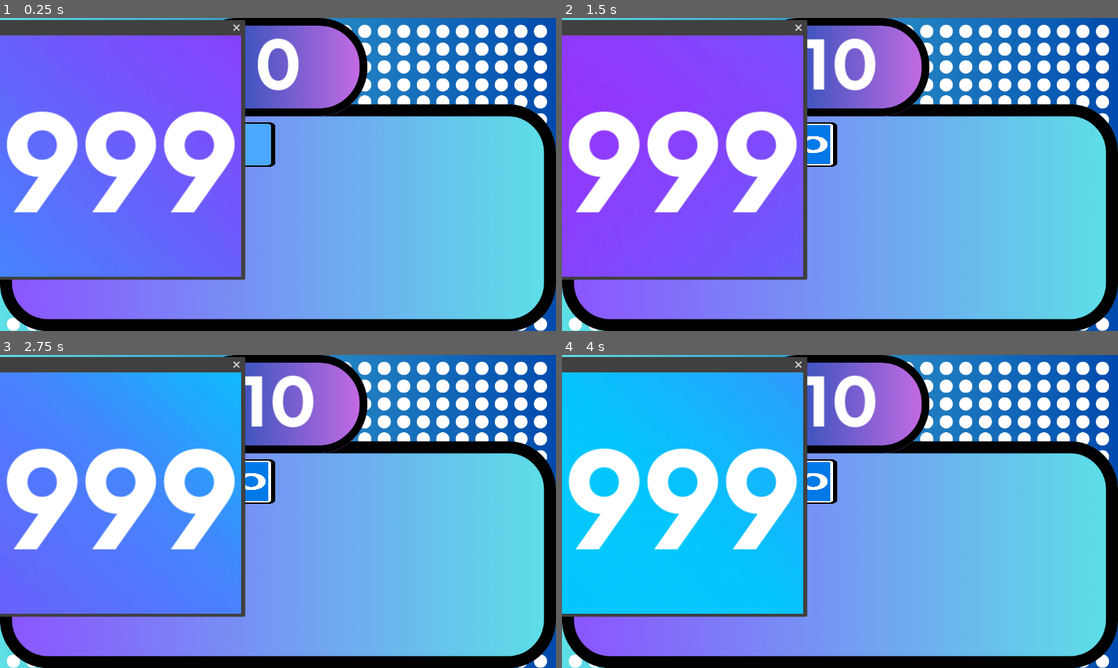
Above: before the commit, frames 1-4 (two rows, left to right).
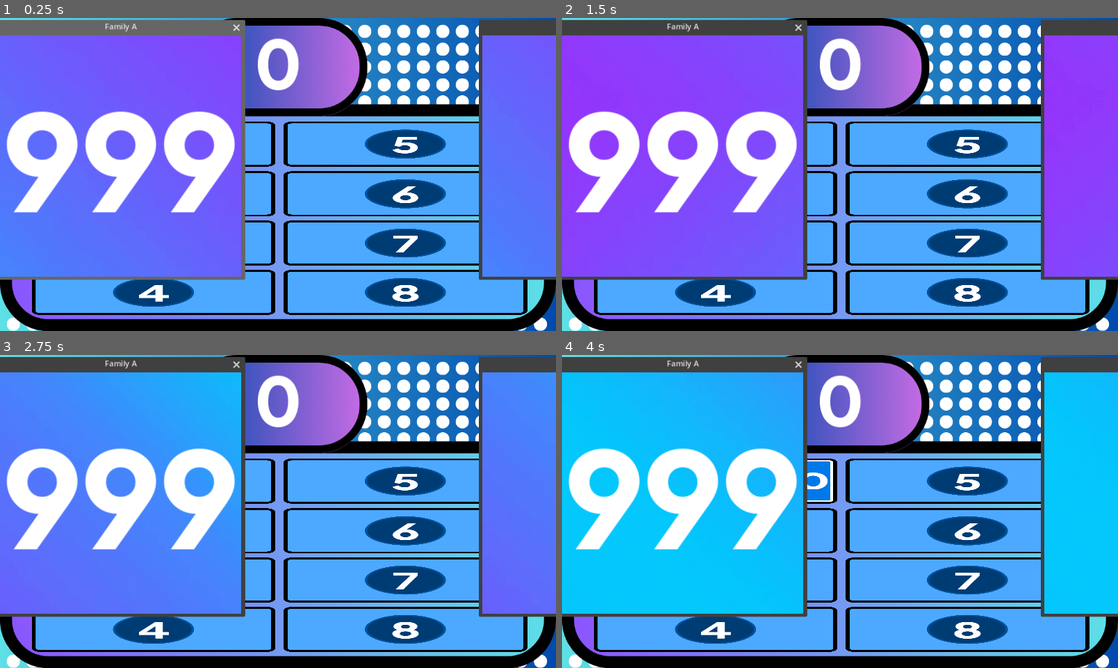
Above: after the commit, the same moments.

Repository: NathanKugler/librescu-feud
Game: Godot game, scene res://scenes/gameshow.tscn
The game is run twice, just before and just after one commit, with the same random seed, the same clock (stepped at 60 frames per second) and the same inputs.
Inputs (mouse positions are in pixels of both pictures, inside the frame that each line leads up to):
- Up to frame 1 (0.25 s): no input
- Up to frame 2 (1.5 s): move the mouse to (962, 158) at 0.52 s; tap 0 (button) at 0.6 s; click (962, 158) at 0.67 s; tap A (add_family_a_points, bound only after the commit) at 0.8, 1.35 s; tap Enter at 1.25 s; move the mouse to (728, 190) at 1.27 s; click (728, 190) at 1.42 s
- Up to frame 3 (2.75 s): tap B (add_family_b_points, bound only after the commit) at 1.55, 2.1 s; tap Space at 2 s; move the mouse to (333, 442) at 2.02 s; click (333, 442) at 2.17 s; tap 0 (button) at 2.3 s
- Up to frame 4 (4 s): move the mouse to (812, 574) at 2.77 s; tap 0 (button) at 2.85 s; click (812, 574) at 2.92 s; tap A (add_family_a_points, bound only after the commit) at 3.05 s; move the mouse to (1006, 558) at 3.52 s; tap 1 (button_1) at 3.6 s; click (1006, 558) at 3.67 s; tap B (add_family_b_points, bound only after the commit) at 3.8 s

The runs differ from the first frame. In frame 1, 43% of the frame differs, in the area x 0-100%, y 0-95%; in frame 2, 42%; in frame 3, 42%; in frame 4, 41%.

Commit message:
added the ability to add or subtract points from individual family scorebaords and added a celebrate sequence thing where if you transfer the round board points to a family board points it sets it into celebrate

Diff:
--- /dev/null
+++ b/Family B.gd
@@ -0,0 +1,48 @@
+extends Window
+
+var points: int = 0
+
+
+# Called when the node enters the scene tree for the first time.
+func _ready():
+	add_to_group("family_b")
+
+
+
+# Called every frame. 'delta' is the elapsed time since the previous frame.
+func _process(delta):
+	$Label.text = str(points)
+
+
+func _input(event):
+	incrementDecrement(event)
+
+func _on_close_requested():
+	queue_free()
+
+func updatePoints(p):
+	points += p
+
+
+
+
+
+
+
+
+func incrementDecrement(event):
+	if event is InputEventMouseButton:
+		if event.pressed and event.button_index == MOUSE_BUTTON_LEFT:
+			# Check if the mouse click is within editMode check position
+			var mouse_position = get_mouse_position()
+			var region_rect = Rect2(Vector2(0, 0), Vector2(500, 500))
+			if region_rect.has_point(mouse_position):
+				# Mouse was clicked within the region
+				points += 1
+		if event.pressed and event.button_index == MOUSE_BUTTON_RIGHT:
+			# Check if the mouse click is within editMode check position
+			var mouse_position = get_mouse_position()
+			var region_rect = Rect2(Vector2(0, 0), Vector2(500, 500))
+			if region_rect.has_point(mouse_position):
+				# Mouse was clicked within the region
+				points -= 1
--- a/project.godot
+++ b/project.godot
@@ -78,6 +78,16 @@
 "events": [Object(InputEventKey,"resource_local_to_scene":false,"resource_name":"","device":-1,"window_id":0,"alt_pressed":false,"shift_pressed":false,"ctrl_pressed":false,"meta_pressed":false,"pressed":false,"keycode":0,"physical_keycode":88,"key_label":0,"unicode":120,"echo":false,"script":null)
 ]
 }
+add_family_a_points={
+"deadzone": 0.5,
+"events": [Object(InputEventKey,"resource_local_to_scene":false,"resource_name":"","device":-1,"window_id":0,"alt_pressed":false,"shift_pressed":false,"ctrl_pressed":false,"meta_pressed":false,"pressed":false,"keycode":0,"physical_keycode":65,"key_label":0,"unicode":97,"echo":false,"script":null)
+]
+}
+add_family_b_points={
+"deadzone": 0.5,
+"events": [Object(InputEventKey,"resource_local_to_scene":false,"resource_name":"","device":-1,"window_id":0,"alt_pressed":false,"shift_pressed":false,"ctrl_pressed":false,"meta_pressed":false,"pressed":false,"keycode":0,"physical_keycode":66,"key_label":0,"unicode":98,"echo":false,"script":null)
+]
+}
 
 [rendering]
 
--- /dev/null
+++ b/scenes/family_b.tscn
@@ -0,0 +1,347 @@
+[gd_scene load_steps=80 format=3 uid="uid://dywxuv1iuugxj"]
+
+[ext_resource type="Script" path="res://Family B.gd" id="1_oua54"]
+[ext_resource type="Texture2D" uid="uid://c6eap8xya8avc" path="res://assets/Family_A/output-000.png" id="2_pbtul"]
+[ext_resource type="Texture2D" uid="uid://gk0pwq70iaod" path="res://assets/Family_A/output-001.png" id="3_nsrgo"]
+[ext_resource type="Texture2D" uid="uid://dkiasevtxk5m0" path="res://assets/Family_A/output-002.png" id="4_l7hy8"]
+[ext_resource type="Texture2D" uid="uid://b0vo0fo7h7qwi" path="res://assets/Family_A/output-003.png" id="5_fbk6k"]
+[ext_resource type="Texture2D" uid="uid://yvewgi1ewjap" path="res://assets/Family_A/output-004.png" id="6_uygmi"]
+[ext_resource type="Texture2D" uid="uid://b371vrpawfghp" path="res://assets/Family_A/output-005.png" id="7_is0lq"]
+[ext_resource type="Texture2D" uid="uid://fpgejpjg45s" path="res://assets/Family_A/output-006.png" id="8_do3u2"]
+[ext_resource type="Texture2D" uid="uid://o6nkiq235np2" path="res://assets/Family_A/output-007.png" id="9_tiwsh"]
+[ext_resource type="Texture2D" uid="uid://dfmcnpjg8pqrp" path="res://assets/Family_A/output-008.png" id="10_hydgw"]
+[ext_resource type="Texture2D" uid="uid://b0kttmgna37wk" path="res://assets/Family_A/output-009.png" id="11_kbloj"]
+[ext_resource type="Texture2D" uid="uid://xp7qbmeeow7d" path="res://assets/Family_A/output-010.png" id="12_cll8h"]
+[ext_resource type="Texture2D" uid="uid://c0cnvbwij208d" path="res://assets/Family_A/output-011.png" id="13_fgtbi"]
+[ext_resource type="Texture2D" uid="uid://dqdoracddty38" path="res://assets/Family_A/output-012.png" id="14_8b6d5"]
+[ext_resource type="Texture2D" uid="uid://ckddsajqjd804" path="res://assets/Family_A/output-013.png" id="15_japfg"]
+[ext_resource type="Texture2D" uid="uid://5dwj6uf0q6g0" path="res://assets/Family_A/output-014.png" id="16_1n7im"]
+[ext_resource type="Texture2D" uid="uid://7pgsdt3rj2m3" path="res://assets/Family_A/output-015.png" id="17_7qv8p"]
+[ext_resource type="Texture2D" uid="uid://blj14pukil1jl" path="res://assets/Family_A/output-016.png" id="18_yhsn3"]
+[ext_resource type="Texture2D" uid="uid://b018ibjqeo3yd" path="res://assets/Family_A/output-017.png" id="19_na5hj"]
+[ext_resource type="Texture2D" uid="uid://bshsig3rfod7y" path="res://assets/Family_A/output-018.png" id="20_mdafd"]
+[ext_resource type="Texture2D" uid="uid://fg6nnqhnk2c1" path="res://assets/Family_A/output-019.png" id="21_868j3"]
+[ext_resource type="Texture2D" uid="uid://dhrw71ayjx7ab" path="res://assets/Family_A/output-020.png" id="22_2sl5f"]
+[ext_resource type="Texture2D" uid="uid://bt2jh3dwq70ns" path="res://assets/Family_A/output-021.png" id="23_lt3le"]
+[ext_resource type="Texture2D" uid="uid://ddxerpfhsa6lj" path="res://assets/Family_A/output-022.png" id="24_aq1yx"]
+[ext_resource type="Texture2D" uid="uid://cyf4h4wwfl1p6" path="res://assets/Family_A/output-023.png" id="25_fup3g"]
+[ext_resource type="Texture2D" uid="uid://86v56rsd7fjv" path="res://assets/Family_A/output-024.png" id="26_b8ept"]
+[ext_resource type="Texture2D" uid="uid://dwf27vry7b3qo" path="res://assets/Family_A/output-025.png" id="27_flos7"]
+[ext_resource type="Texture2D" uid="uid://dnrm5kv44oyhk" path="res://assets/Family_A/output-026.png" id="28_c0t2f"]
+[ext_resource type="Texture2D" uid="uid://bw73sncmqq0ny" path="res://assets/Family_A/output-027.png" id="29_s7k42"]
+[ext_resource type="Texture2D" uid="uid://fjjhnswk1tkb" path="res://assets/Family_A/output-028.png" id="30_0y0xa"]
+[ext_resource type="Texture2D" uid="uid://ed3jvd1eaunp" path="res://assets/Family_A/output-029.png" id="31_sidv2"]
+[ext_resource type="Texture2D" uid="uid://cciwsk7h31ryn" path="res://assets/Family_A/output-030.png" id="32_4kqgs"]
+[ext_resource type="Texture2D" uid="uid://dqjo2e1fp72nn" path="res://assets/Family_A/output-031.png" id="33_y5nor"]
+[ext_resource type="Texture2D" uid="uid://b2lb5kn7cyji2" path="res://assets/Family_A/output-032.png" id="34_xfv7h"]
+[ext_resource type="Texture2D" uid="uid://b5iju16b15acf" path="res://assets/Family_A/output-033.png" id="35_ax74q"]
+[ext_resource type="Texture2D" uid="uid://cr1frclpw7y7j" path="res://assets/Family_A/output-034.png" id="36_samwm"]
+[ext_resource type="Texture2D" uid="uid://b3o1gkv45vnjx" path="res://assets/Family_A/output-035.png" id="37_4pscb"]
+[ext_resource type="Texture2D" uid="uid://bl7hloxyryiro" path="res://assets/Family_A/output-036.png" id="38_mi3ml"]
+[ext_resource type="Texture2D" uid="uid://d4e65rprpvfmt" path="res://assets/Family_A/output-037.png" id="39_sl056"]
+[ext_resource type="Texture2D" uid="uid://cfg3hixcrdf5y" path="res://assets/Family_A/output-038.png" id="40_srot5"]
+[ext_resource type="Texture2D" uid="uid://cx7hooqj3cw4f" path="res://assets/Family_A/output-039.png" id="41_nn66f"]
+[ext_resource type="Texture2D" uid="uid://cdrs6dbthp024" path="res://assets/Family_A/output-040.png" id="42_7jgst"]
+[ext_resource type="Texture2D" uid="uid://cis5utuexca0s" path="res://assets/Family_A/output-041.png" id="43_l8fjc"]
+[ext_resource type="Texture2D" uid="uid://ctknnu4660yld" path="res://assets/Family_A/output-042.png" id="44_bw8g6"]
+[ext_resource type="Texture2D" uid="uid://6rvi45bds8ca" path="res://assets/Family_A/output-043.png" id="45_m7yb7"]
+[ext_resource type="Texture2D" uid="uid://bcyfjavrixyhd" path="res://assets/Family_A/output-044.png" id="46_4ilhh"]
+[ext_resource type="Texture2D" uid="uid://bs57xvbqqmpj" path="res://assets/Family_A/output-045.png" id="47_6xau3"]
+[ext_resource type="Texture2D" uid="uid://bs1ivyvnhmdim" path="res://assets/Family_A/output-046.png" id="48_g8fxq"]
+[ext_resource type="Texture2D" uid="uid://dawof2b5u37m8" path="res://assets/Family_A/output-047.png" id="49_xmd2e"]
+[ext_resource type="Texture2D" uid="uid://b8k01ejxtsnw1" path="res://assets/Family_A/output-048.png" id="50_tgtd3"]
+[ext_resource type="Texture2D" uid="uid://d4mtyku2e0wox" path="res://assets/Family_A/output-049.png" id="51_gc3ux"]
+[ext_resource type="Texture2D" uid="uid://di8uj5757k4qf" path="res://assets/Family_A/output-050.png" id="52_2t1jv"]
+[ext_resource type="Texture2D" uid="uid://db4xj4du3nphl" path="res://assets/Family_A/output-051.png" id="53_vqkkd"]
+[ext_resource type="Texture2D" uid="uid://cjbkm14lpv7r7" path="res://assets/Family_A/output-052.png" id="54_e54rr"]
+[ext_resource type="Texture2D" uid="uid://yqrjqy2x36vu" path="res://assets/Family_A/output-053.png" id="55_xwn3m"]
+[ext_resource type="Texture2D" uid="uid://dyv4md8ls5yty" path="res://assets/Family_A/output-054.png" id="56_y26ve"]
+[ext_resource type="Texture2D" uid="uid://thexg75gu0wt" path="res://assets/Family_A/output-055.png" id="57_ny04x"]
+[ext_resource type="Texture2D" uid="uid://c8c6eqgh3ggmu" path="res://assets/Family_A/output-056.png" id="58_c2f1e"]
+[ext_resource type="Texture2D" uid="uid://c0bvm6bpu5ucu" path="res://assets/Family_A/output-057.png" id="59_6d4wf"]
+[ext_resource type="Texture2D" uid="uid://oel8u86sxal4" path="res://assets/Family_A/output-058.png" id="60_nhuhy"]
+[ext_resource type="Texture2D" uid="uid://c5wvgmydk7xkl" path="res://assets/Family_A/output-059.png" id="61_6ruj2"]
+[ext_resource type="Texture2D" uid="uid://ctsgumoys0ywt" path="res://assets/Family_A/output-060.png" id="62_pxwpx"]
+[ext_resource type="Texture2D" uid="uid://cpwpty8cgcn1p" path="res://assets/Family_A/output-061.png" id="63_6ebwy"]
+[ext_resource type="Texture2D" uid="uid://mxyog26mh8t3" path="res://assets/Family_A/output-062.png" id="64_eoqkt"]
+[ext_resource type="Texture2D" uid="uid://dfkrmclomiaal" path="res://assets/Family_A/output-063.png" id="65_7tvfs"]
+[ext_resource type="Texture2D" uid="uid://xjgmb5luvvh" path="res://assets/Family_A/output-064.png" id="66_6xcjy"]
+[ext_resource type="Texture2D" uid="uid://324xlnjrvge3" path="res://assets/Family_A/output-065.png" id="67_xq3nd"]
+[ext_resource type="Texture2D" uid="uid://guifbnm2gkcj" path="res://assets/Family_A/output-066.png" id="68_n5j03"]
+[ext_resource type="Texture2D" uid="uid://xnshuxcn5mnc" path="res://assets/Family_A/output-067.png" id="69_l31xr"]
+[ext_resource type="Texture2D" uid="uid://d0l162wsh3k78" path="res://assets/Family_A/output-068.png" id="70_i8wvb"]
+[ext_resource type="Texture2D" uid="uid://b6lftd7srlfff" path="res://assets/Family_A/output-069.png" id="71_ol4dm"]
+[ext_resource type="Texture2D" uid="uid://c2ko1006qnkdd" path="res://assets/Family_A/output-070.png" id="72_f47tr"]
+[ext_resource type="Texture2D" uid="uid://c520cikxux0eo" path="res://assets/Family_A/output-071.png" id="73_vlp63"]
+[ext_resource type="Texture2D" uid="uid://bd24e2t20hs5o" path="res://assets/Family_A/output-072.png" id="74_lhyvm"]
+[ext_resource type="Texture2D" uid="uid://cvrxqh20l54t0" path="res://assets/Family_A/output-073.png" id="75_vbxk6"]
+[ext_resource type="Texture2D" uid="uid://b48vmmu8wtw24" path="res://assets/Family_A/output-074.png" id="76_epod0"]
+[ext_resource type="FontFile" uid="uid://bnmvfl5t4ffyr" path="res://assets/Board/fonts/PlusJakartaDisplay-Bold.otf" id="77_544vj"]
+
+[sub_resource type="SpriteFrames" id="SpriteFrames_yt1cn"]
+animations = [{
+"frames": [{
+"duration": 1.0,
+"texture": ExtResource("2_pbtul")
+}, {
+"duration": 1.0,
+"texture": ExtResource("3_nsrgo")
+}, {
+"duration": 1.0,
+"texture": ExtResource("4_l7hy8")
+}, {
+"duration": 1.0,
+"texture": ExtResource("5_fbk6k")
+}, {
+"duration": 1.0,
+"texture": ExtResource("6_uygmi")
+}, {
+"duration": 1.0,
+"texture": ExtResource("7_is0lq")
+}, {
+"duration": 1.0,
+"texture": ExtResource("8_do3u2")
+}, {
+"duration": 1.0,
+"texture": ExtResource("9_tiwsh")
+}, {
+"duration": 1.0,
+"texture": ExtResource("10_hydgw")
+}, {
+"duration": 1.0,
+"texture": ExtResource("11_kbloj")
+}, {
+"duration": 1.0,
+"texture": ExtResource("12_cll8h")
+}, {
+"duration": 1.0,
+"texture": ExtResource("13_fgtbi")
+}, {
+"duration": 1.0,
+"texture": ExtResource("14_8b6d5")
+}, {
+"duration": 1.0,
+"texture": ExtResource("15_japfg")
+}, {
+"duration": 1.0,
+"texture": ExtResource("16_1n7im")
+}, {
+"duration": 1.0,
+"texture": ExtResource("17_7qv8p")
+}, {
+"duration": 1.0,
+"texture": ExtResource("18_yhsn3")
+}, {
+"duration": 1.0,
+"texture": ExtResource("19_na5hj")
+}, {
+"duration": 1.0,
+"texture": ExtResource("20_mdafd")
+}, {
+"duration": 1.0,
+"texture": ExtResource("21_868j3")
+}, {
+"duration": 1.0,
+"texture": ExtResource("22_2sl5f")
+}, {
+"duration": 1.0,
+"texture": ExtResource("23_lt3le")
+}, {
+"duration": 1.0,
+"texture": ExtResource("24_aq1yx")
+}, {
+"duration": 1.0,
+"texture": ExtResource("25_fup3g")
+}, {
+"duration": 1.0,
+"texture": ExtResource("26_b8ept")
+}, {
+"duration": 1.0,
+"texture": ExtResource("27_flos7")
+}, {
+"duration": 1.0,
+"texture": ExtResource("28_c0t2f")
+}, {
+"duration": 1.0,
+"texture": ExtResource("29_s7k42")
+}, {
+"duration": 1.0,
+"texture": ExtResource("30_0y0xa")
+}, {
+"duration": 1.0,
+"texture": ExtResource("31_sidv2")
+}, {
+"duration": 1.0,
+"texture": ExtResource("32_4kqgs")
+}, {
+"duration": 1.0,
+"texture": ExtResource("33_y5nor")
+}, {
+"duration": 1.0,
+"texture": ExtResource("34_xfv7h")
+}, {
+"duration": 1.0,
+"texture": ExtResource("35_ax74q")
+}, {
+"duration": 1.0,
+"texture": ExtResource("36_samwm")
+}, {
+"duration": 1.0,
+"texture": ExtResource("37_4pscb")
+}, {
+"duration": 1.0,
+"texture": ExtResource("38_mi3ml")
+}, {
+"duration": 1.0,
+"texture": ExtResource("39_sl056")
+}, {
+"duration": 1.0,
+"texture": ExtResource("40_srot5")
+}, {
+"duration": 1.0,
+"texture": ExtResource("41_nn66f")
+}, {
+"duration": 1.0,
+"texture": ExtResource("42_7jgst")
+}, {
+"duration": 1.0,
+"texture": ExtResource("43_l8fjc")
+}, {
+"duration": 1.0,
+"texture": ExtResource("44_bw8g6")
+}, {
+"duration": 1.0,
+"texture": ExtResource("45_m7yb7")
+}, {
+"duration": 1.0,
+"texture": ExtResource("46_4ilhh")
+}, {
+"duration": 1.0,
+"texture": ExtResource("47_6xau3")
+}, {
+"duration": 1.0,
+"texture": ExtResource("48_g8fxq")
+}, {
+"duration": 1.0,
+"texture": ExtResource("49_xmd2e")
+}, {
+"duration": 1.0,
+"texture": ExtResource("50_tgtd3")
+}, {
+"duration": 1.0,
+"texture": ExtResource("51_gc3ux")
+}, {
+"duration": 1.0,
+"texture": ExtResource("52_2t1jv")
+}, {
+"duration": 1.0,
+"texture": ExtResource("53_vqkkd")
+}, {
+"duration": 1.0,
+"texture": ExtResource("54_e54rr")
+}, {
+"duration": 1.0,
+"texture": ExtResource("55_xwn3m")
+}, {
+"duration": 1.0,
+"texture": ExtResource("56_y26ve")
+}, {
+"duration": 1.0,
+"texture": ExtResource("57_ny04x")
+}, {
+"duration": 1.0,
+"texture": ExtResource("58_c2f1e")
+}, {
+"duration": 1.0,
+"texture": ExtResource("59_6d4wf")
+}, {
+"duration": 1.0,
+"texture": ExtResource("60_nhuhy")
+}, {
+"duration": 1.0,
+"texture": ExtResource("61_6ruj2")
+}, {
+"duration": 1.0,
+"texture": ExtResource("62_pxwpx")
+}, {
+"duration": 1.0,
+"texture": ExtResource("63_6ebwy")
+}, {
+"duration": 1.0,
+"texture": ExtResource("64_eoqkt")
+}, {
+"duration": 1.0,
+"texture": ExtResource("65_7tvfs")
+}, {
+"duration": 1.0,
+"texture": ExtResource("66_6xcjy")
+}, {
+"duration": 1.0,
+"texture": ExtResource("67_xq3nd")
+}, {
+"duration": 1.0,
+"texture": ExtResource("68_n5j03")
+}, {
+"duration": 1.0,
+"texture": ExtResource("69_l31xr")
+}, {
+"duration": 1.0,
+"texture": ExtResource("70_i8wvb")
+}, {
+"duration": 1.0,
+"texture": ExtResource("71_ol4dm")
+}, {
+"duration": 1.0,
+"texture": ExtResource("72_f47tr")
+}, {
+"duration": 1.0,
+"texture": ExtResource("73_vlp63")
+}, {
+"duration": 1.0,
+"texture": ExtResource("74_lhyvm")
+}, {
+"duration": 1.0,
+"texture": ExtResource("75_vbxk6")
+}, {
+"duration": 1.0,
+"texture": ExtResource("76_epod0")
+}],
+"loop": true,
+"name": &"default",
+"speed": 15.0
+}]
+
+[sub_resource type="Theme" id="Theme_bebmu"]
+default_font = ExtResource("77_544vj")
+default_font_size = 275
+
+[node name="Family B" type="Window"]
+position = Vector2i(0, 36)
+size = Vector2i(500, 500)
+content_scale_mode = 1
+script = ExtResource("1_oua54")
+
+[node name="AnimatedSprite2D" type="AnimatedSprite2D" parent="."]
+scale = Vector2(2.035, 2.035)
+sprite_frames = SubResource("SpriteFrames_yt1cn")
+autoplay = "default"
+frame = 40
+frame_progress = 0.887867
+
+[node name="Label" type="Label" parent="."]
+anchors_preset = 8
+anchor_left = 0.5
+anchor_top = 0.5
+anchor_right = 0.5
+anchor_bottom = 0.5
+offset_left = -23.5
+offset_top = -13.0
+offset_right = 23.5
+offset_bottom = 13.0
+grow_horizontal = 2
+grow_vertical = 2
+theme = SubResource("Theme_bebmu")
+text = "999"
+horizontal_alignment = 1
+
+[connection signal="close_requested" from="." to="." method="_on_close_requested" flags=18]
--- a/scenes/gameshow.tscn
+++ b/scenes/gameshow.tscn
@@ -1,9 +1,16 @@
-[gd_scene load_steps=3 format=3 uid="uid://bhg5on7x2sodj"]
+[gd_scene load_steps=4 format=3 uid="uid://bhg5on7x2sodj"]
 
 [ext_resource type="Script" path="res://scenes/gameshow.gd" id="1_nex1g"]
 [ext_resource type="PackedScene" uid="uid://dekjombvt1psv" path="res://scenes/family_a.tscn" id="2_fkuox"]
+[ext_resource type="PackedScene" uid="uid://dywxuv1iuugxj" path="res://scenes/family_b.tscn" id="3_1hscd"]
 
 [node name="Gameshow" type="Node2D"]
 script = ExtResource("1_nex1g")
 
-[node name="Window" parent="." instance=ExtResource("2_fkuox")]
+[node name="Family A" parent="." instance=ExtResource("2_fkuox")]
+title = "Family A"
+content_scale_mode = 0
+
+[node name="Family B" parent="." instance=ExtResource("3_1hscd")]
+title = "Family B"
+position = Vector2i(1000, 36)
--- a/scenes/round.gd
+++ b/scenes/round.gd
@@ -1,10 +1,36 @@
 extends Node2D
 
 var CurrentBoardPoints: int = 0
+@export var RoundMultiplier: float = 1.0
+var isCelebrating: bool = false
+var canUpdateCurrentScore: bool = true
 
 func _ready():
 	add_to_group("scoreboard")
 
+
+func _process(_delta):
+	if Input.is_action_just_pressed("add_family_a_points"):
+		get_tree().call_group("family_a", "updatePoints", RoundMultiplier * CurrentBoardPoints)
+		celebrate()
+		print("Congradualations Family A!")
+
+	if Input.is_action_just_pressed("add_family_b_points"):
+		get_tree().call_group("family_b", "updatePoints", RoundMultiplier * CurrentBoardPoints)
+		celebrate()
+		print("Congradualations Family B!")
+
+	$CurrentBoardPoints.text = str(CurrentBoardPoints)
+
+
 func update_scoreboard(points):
-	CurrentBoardPoints += points
-	$CurrentBoardPoints.text = str(CurrentBoardPoints)
+	if canUpdateCurrentScore == true:
+		CurrentBoardPoints += points
+
+
+func celebrate():
+	isCelebrating = true
+	CurrentBoardPoints = 0
+	canUpdateCurrentScore = false
+	CurrentBoardPoints = 0
+	isCelebrating = false
--- a/scenes/round.tscn
+++ b/scenes/round.tscn
@@ -18,7 +18,50 @@
 metadata/_edit_lock_ = true
 
 [node name="Button" parent="." instance=ExtResource("2_u11sp")]
-position = Vector2(318, 262)
+position = Vector2(318, 261)
+id = 1
+
+[node name="Button2" parent="." instance=ExtResource("2_u11sp")]
+position = Vector2(318, 364)
+id = 2
+answer = "Project 7"
+pointsValue = 9
+
+[node name="Button3" parent="." instance=ExtResource("2_u11sp")]
+position = Vector2(318, 466)
+id = 3
+answer = "Microphone"
+pointsValue = 8
+
+[node name="Button4" parent="." instance=ExtResource("2_u11sp")]
+position = Vector2(318, 568)
+id = 4
+answer = "L word"
+pointsValue = 7
+
+[node name="Button5" parent="." instance=ExtResource("2_u11sp")]
+position = Vector2(840, 261)
+id = 5
+answer = "Jiggla"
+pointsValue = 6
+
+[node name="Button6" parent="." instance=ExtResource("2_u11sp")]
+position = Vector2(840, 364)
+id = 6
+answer = "12/4"
+pointsValue = 5
+
+[node name="Button7" parent="." instance=ExtResource("2_u11sp")]
+position = Vector2(840, 466)
+id = 7
+answer = "Silver Diner"
+pointsValue = 4
+
+[node name="Button8" parent="." instance=ExtResource("2_u11sp")]
+position = Vector2(840, 568)
+id = 8
+answer = "Football"
+pointsValue = 3
 
 [node name="CurrentBoardPoints" type="Label" parent="."]
 offset_left = 452.0
Not shown, added: assets/Family_A/images.jpg.import
Not shown, added: assets/Family_A/incrementdecrement.jpg.import
Not shown, added: assets/incrementdecrement.png.import
Binary file added: images.jpg
Not shown, added: images.jpg.import
